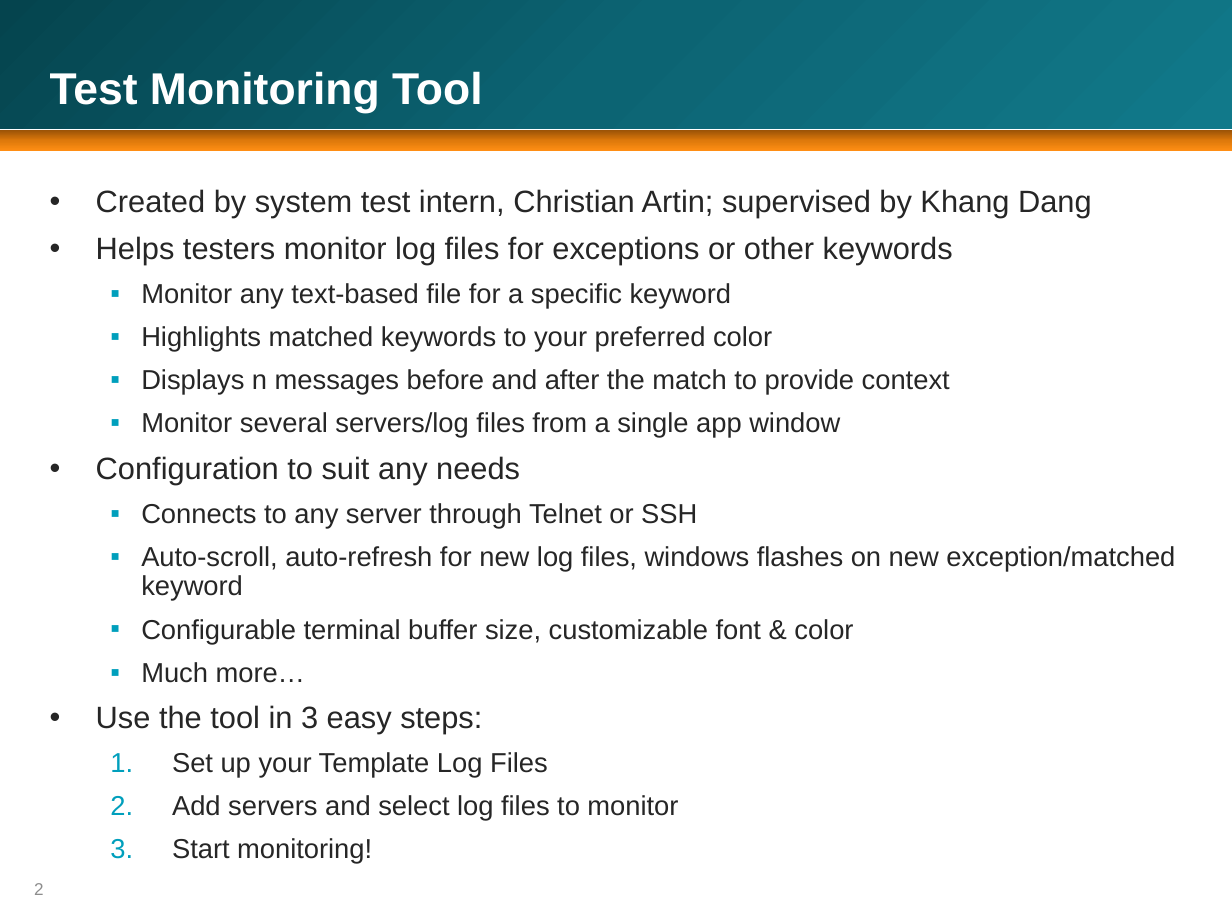
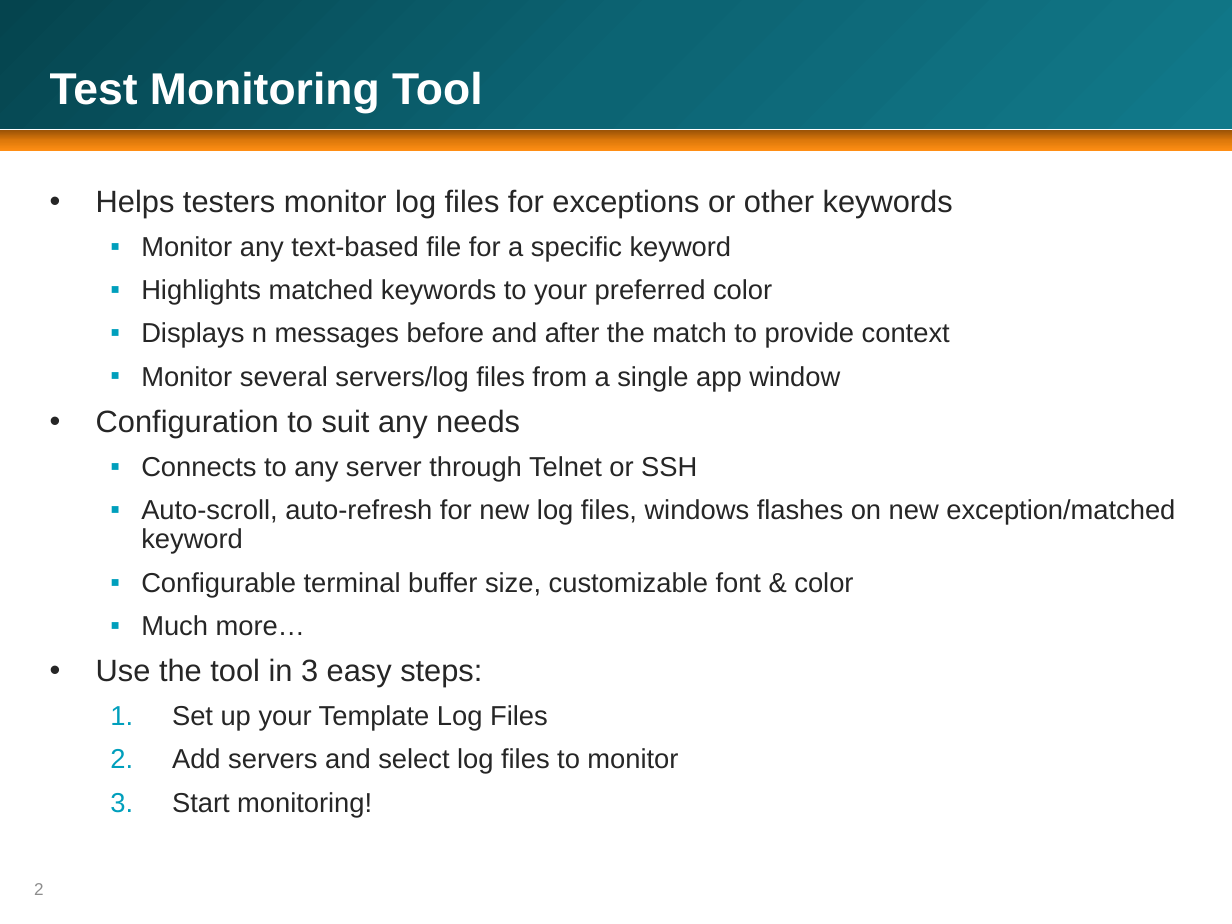
Before and after one commit to gravufo/LogFilter, a slide deck: slide 2 of TestMonitoringTool.pptx. Drawn at 1232x924 pixels with LibreOffice and Linux fonts; fonts in the diff are those of the drawing; background and template pictures are left out. Boxes give left, top, right and bottom in pixels: in the first picture for what was removed or moved away, otherwise in the second. Text is boxed around its words. In the diff, an @@ line names an element or a change of style, - is before the commit and + after.

Commit message:
Sync with main SVN repo.
New features include alarm monitoring, alarm filtering, Find (CTRL-F)
and other minor improvements.

```diff
--- a/TestMonitoringTool.pptx
+++ b/TestMonitoringTool.pptx
@@ text at box(96, 189, 1092, 218): paragraph removed @@
-• Created by system test intern, Christian Artin; supervised by Khang Dang
```
Also in this commit, not shown: 6 other slides changed, 23 other files.
